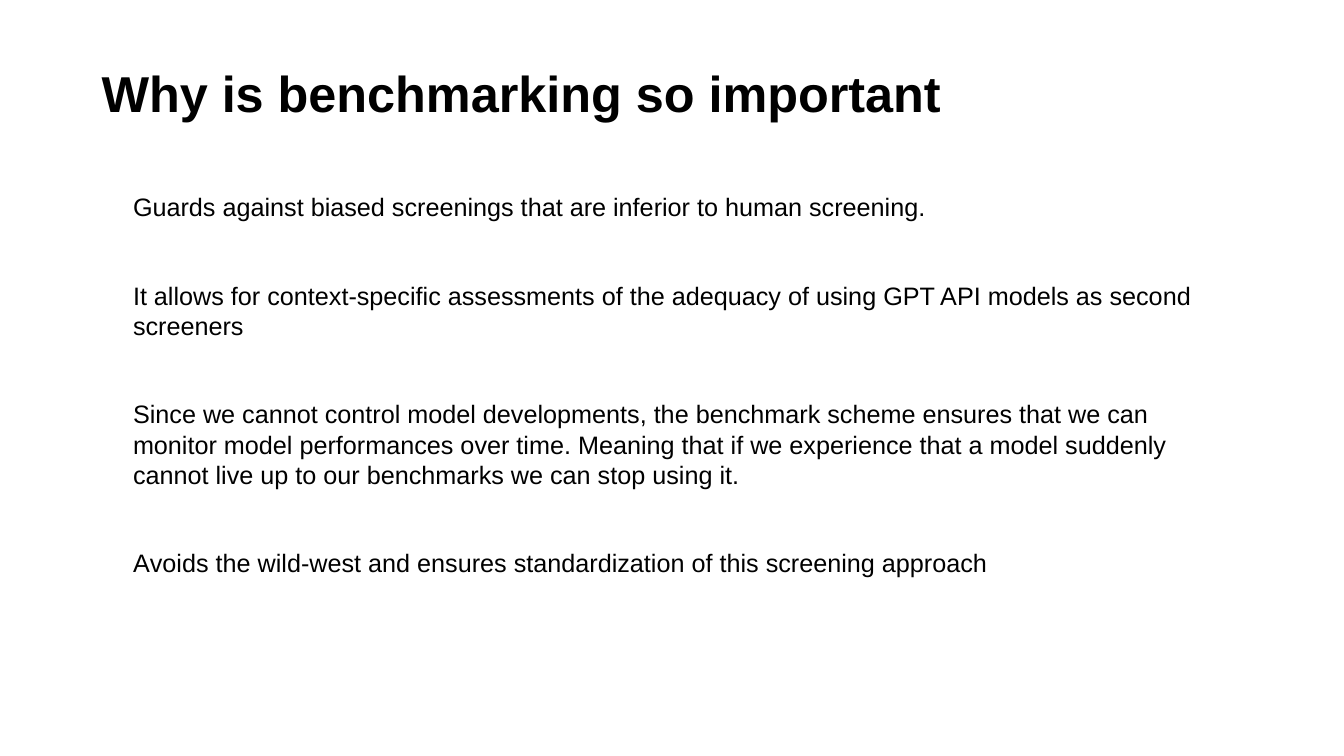
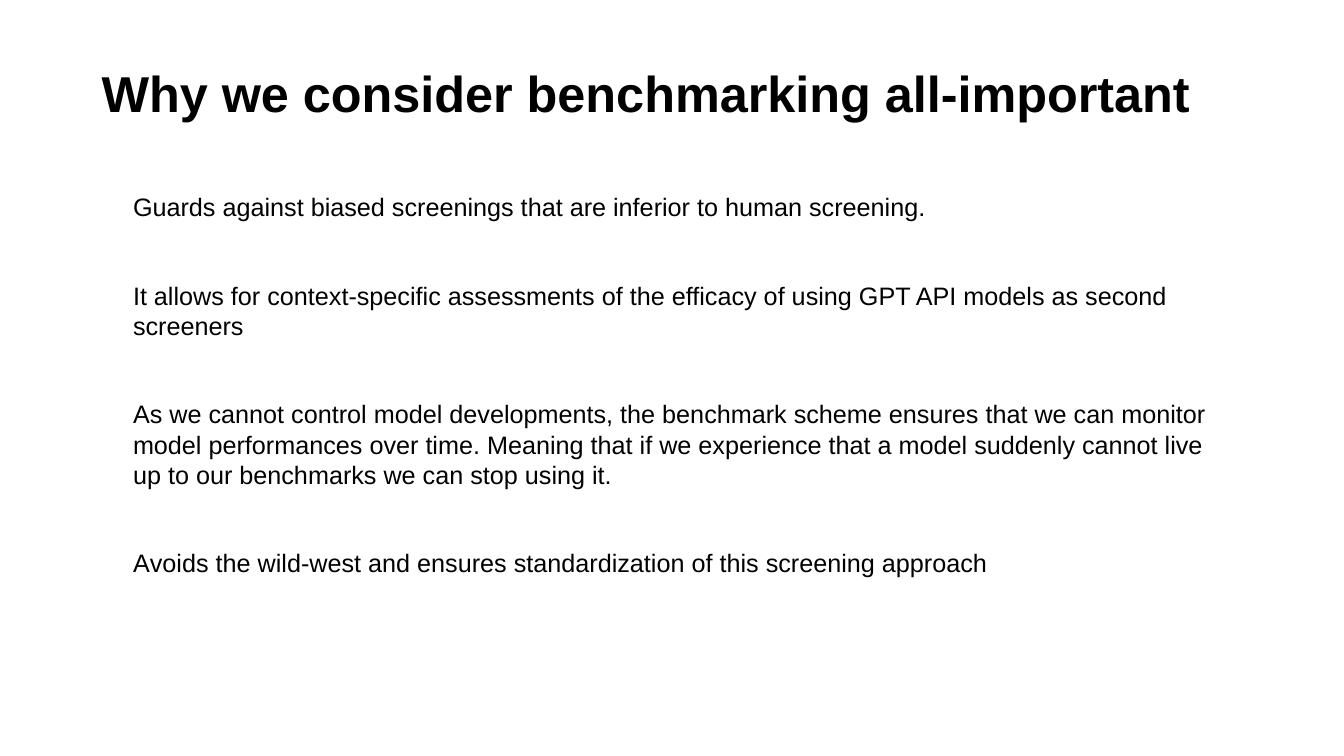
Before and after one commit to MikkelVembye/SRMA-SIG-presentation, a slide deck: slide 7 of SRMA SIG presentation 2024 .potx.pptx. Drawn at 1344x756 pixels with LibreOffice and Linux fonts; fonts in the diff are those of the drawing; background and template pictures are left out. Boxes give left, top, right and bottom in pixels: in the first picture for what was removed or moved away, otherwise in the second. Text is boxed around its words. In the diff, an @@ line names an element or a change of style, - is before the commit and + after.

```diff
--- a/SRMA SIG presentation 2024 .potx.pptx
+++ b/SRMA SIG presentation 2024 .potx.pptx
@@ title at <box>102,75,1190,122</box>: text changed @@
-Why is benchmarking so important
+Why we consider benchmarking all-important
@@ text at <box>133,286,1205,490</box>: text changed @@
-• It allows for context-specific assessments of the adequacy of using GPT API models as second screeners
-• Since we cannot control model developments, the benchmark scheme ensures that we can monitor model performances over time. Meaning that if we experience that a model suddenly cannot live up to our benchmarks we can stop using it.
+• It allows for context-specific assessments of the efficacy of using GPT API models as second screeners
+• As we cannot control model developments, the benchmark scheme ensures that we can monitor model performances over time. Meaning that if we experience that a model suddenly cannot live up to our benchmarks we can stop using it.
```
Also in this commit, not shown: 10 other slides changed, 5 other files.
